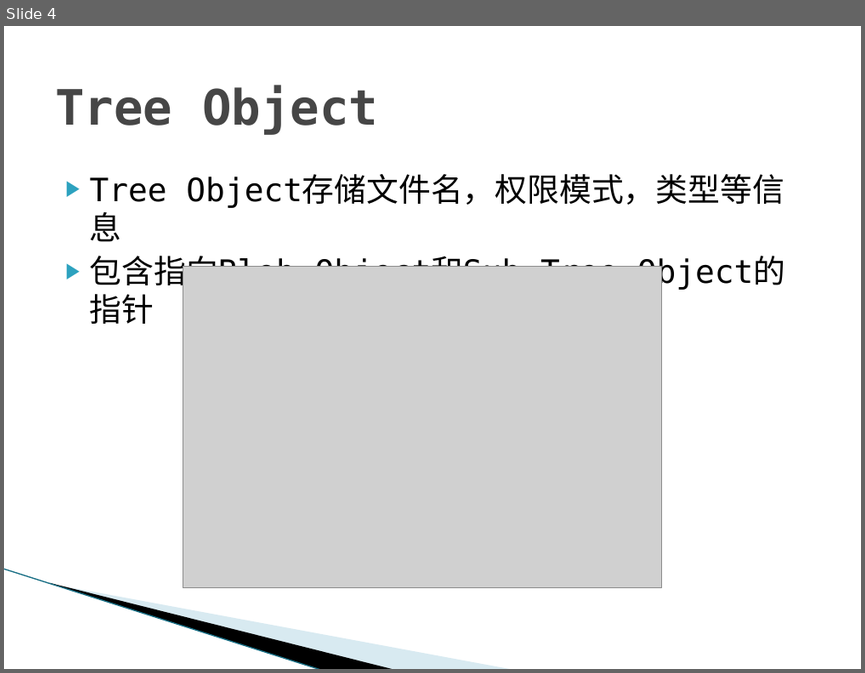
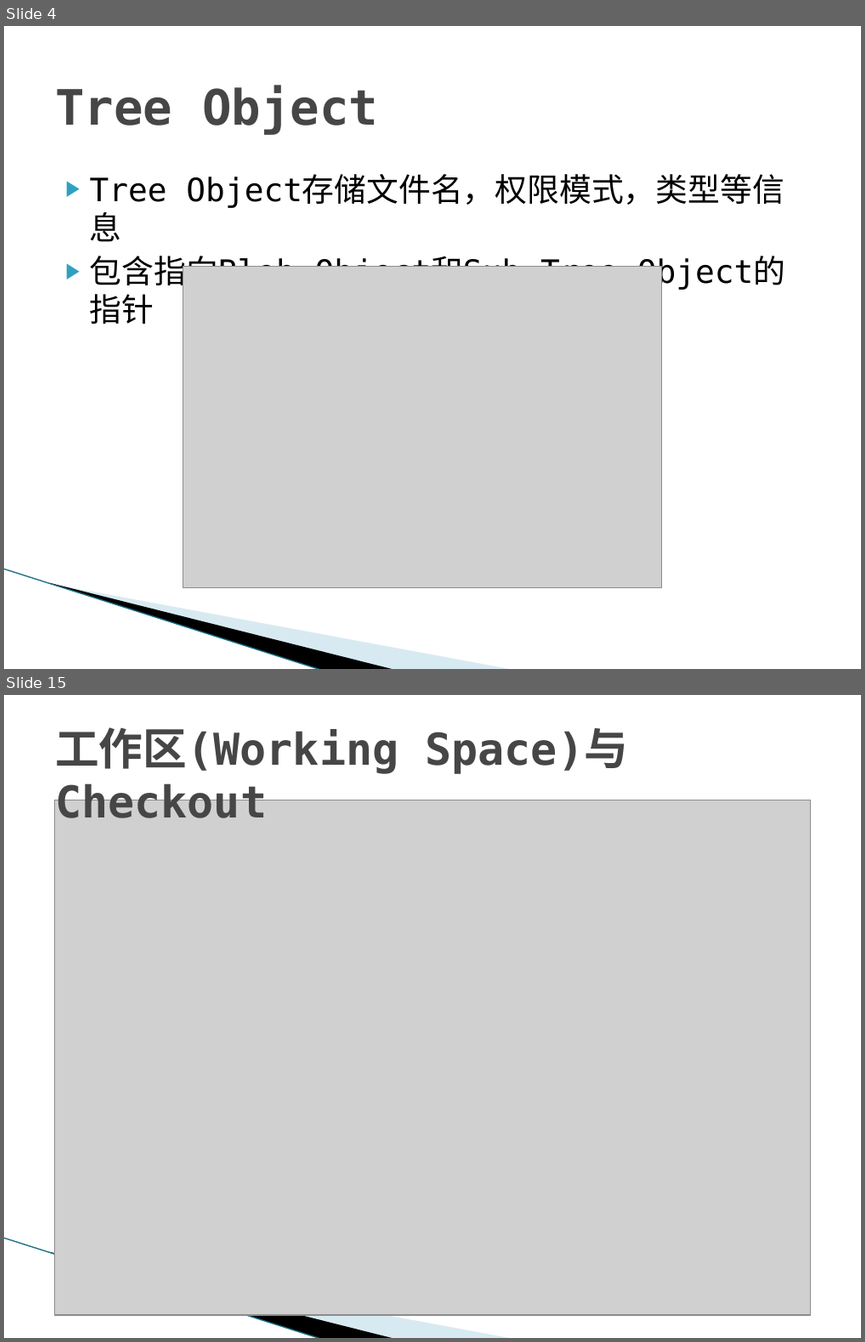
Before and after one commit to texnician/demo, a slide deck: ppt/Git.pptx. Shown one above the other, each under a label of ours: slide 4 before the commit, slides 4 and 15 after it; the slides between them are not shown. The pictures are 865x673 and 865x1342 pixels, drawn with LibreOffice and Linux fonts; fonts in the diff are those of the drawing; grey boxes stand for pictures; background and template pictures are left out. Boxes give left, top, right and bottom in pixels: in the first picture for what was removed or moved away, otherwise in the second. Text is boxed around its words. In the diff, an @@ line names an element or a change of style, - is before the commit and + after.

```diff
--- a/ppt/Git.pptx
+++ b/ppt/Git.pptx
@@ slide 15 added at box(4, 695, 861, 1338), background #FFFFFF; not listed: 3 template elements that a slide beside it also shows @@
@@ title added at box(55, 727, 629, 818), 36.9 pt, text #464646, bold @@
+工作区(Working Space)与Checkout
@@ picture added at box(54, 800, 811, 1315) @@
```
Also in this commit, not shown: 1 slide changed, 9 other slides added, 2 slides removed, 2 other files.
